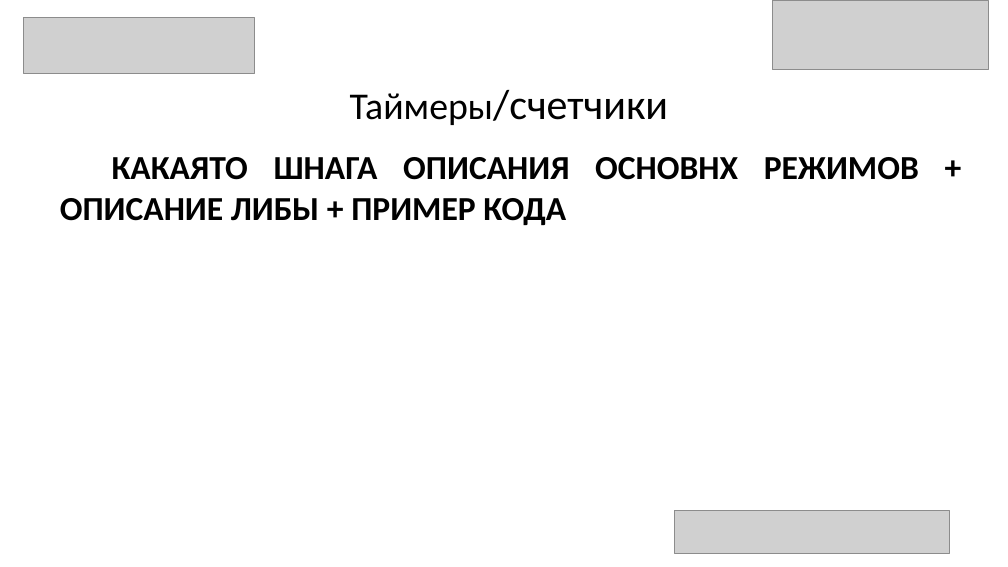
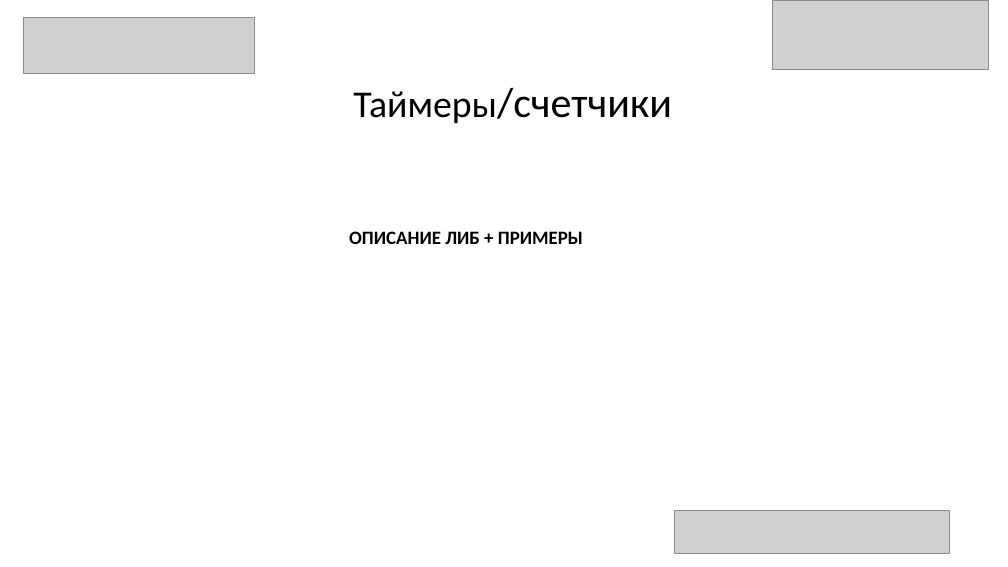
Before and after one commit to AZLeha/WinterSchool, a slide deck: slide 25 of Презентация.pptx (slide 20 before the commit). Drawn at 1008x567 pixels with LibreOffice and Linux fonts; fonts in the diff are those of the drawing; grey boxes stand for pictures. Boxes give left, top, right and bottom in pixels: in the first picture for what was removed or moved away, otherwise in the second. Text is boxed around its words. In the diff, an @@ line names an element or a change of style, - is before the commit and + after.

Commit message:
Преза + исходники
Материал вроде готов. Допилить документацию и закинуть в презу примеры

```diff
--- a/Презентация.pptx
+++ b/Презентация.pptx
@@ title "Таймеры/счетчики": place and size @@
-title "Таймеры/счетчики" at (350, 90, 668, 125)
+title "Таймеры/счетчики" at (353, 88, 672, 123)
@@ text removed at (60, 157, 919, 225) @@
-КАКАЯТО ШНАГА ОПИСАНИЯ ОСНОВНХ РЕЖИМОВ + ОПИСАНИЕ ЛИБЫ + ПРИМЕР КОДА
@@ text added at (349, 231, 583, 244), 18 pt, text #000000, bold @@
+ОПИСАНИЕ ЛИБ + ПРИМЕРЫ
```
Also in this commit, not shown: 3 other slides changed, 12 slides added, 1 slide removed, 11 other files.
